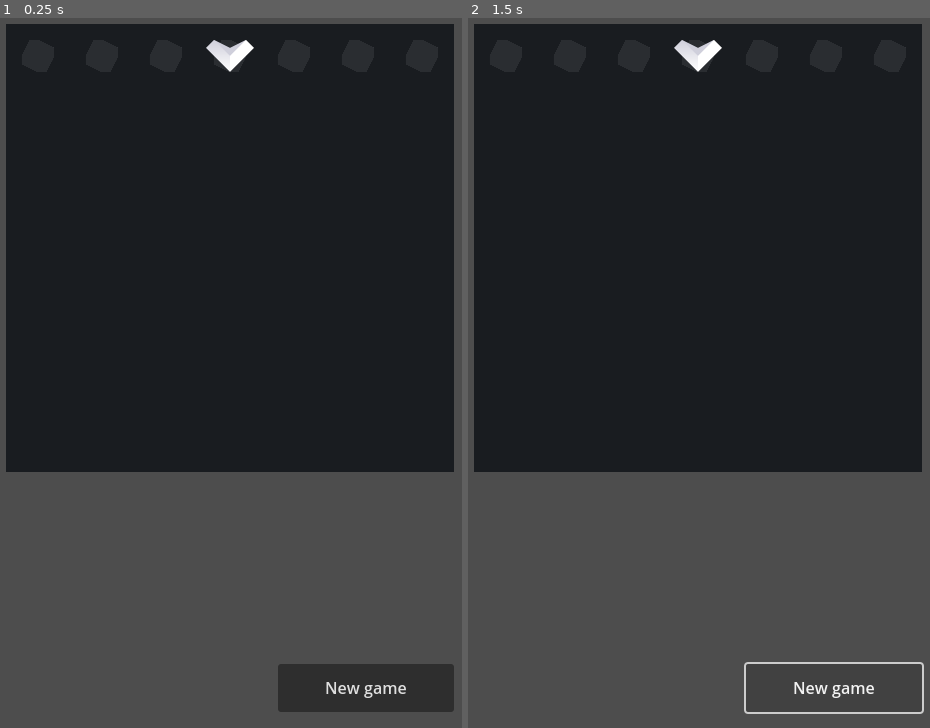
Above: before the commit, frames 1-2 (left to right).
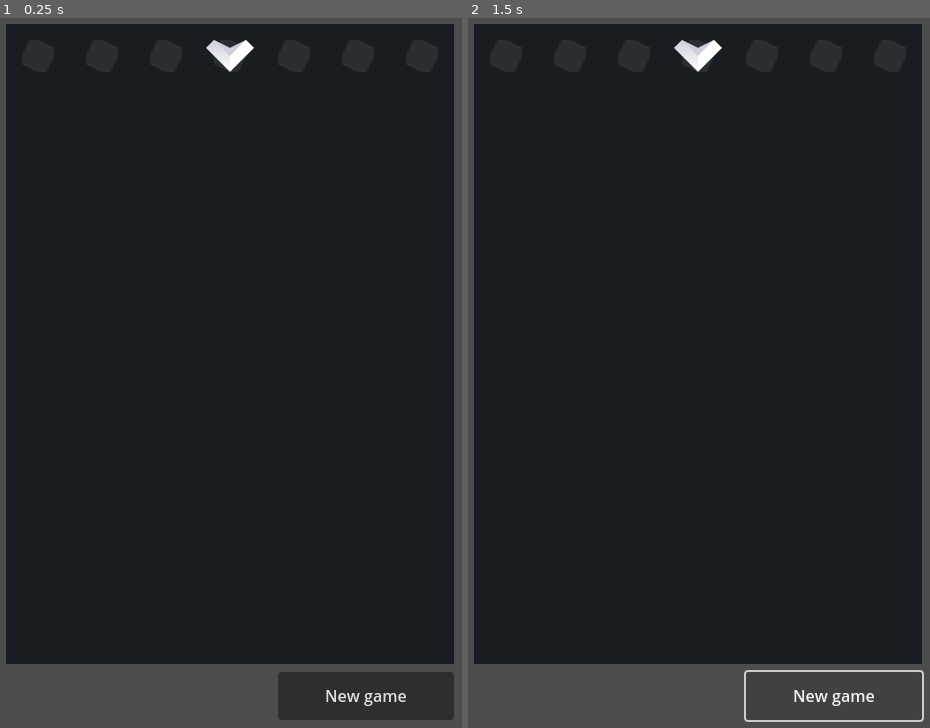
Above: after the commit, the same moments.

Repository: fabiomix/gmtk-2023
Game: Godot game, scene res://scenes/Main.tscn
Two runs of this game, one before a commit and one after it. Both use one fixed random seed, a clock stepped at 60 frames per second and the inputs below.
Inputs:
- Up to frame 1 (0.25 s): no input
- Up to frame 2 (1.5 s): click "New game" at 0.5 s; click "New game" at 1.25 s

The runs differ from the first frame. In frame 1, 27% of the frame differs, in the area x 1-99%, y 63-99%; in frame 2, 27%.

Commit message:
checking map borders

Diff:
--- a/project.godot
+++ b/project.godot
@@ -22,6 +22,14 @@
 window/size/resizable=false
 window/handheld/orientation=1
 
+[input]
+
+lmb_click={
+"deadzone": 0.5,
+"events": [Object(InputEventMouseButton,"resource_local_to_scene":false,"resource_name":"","device":-1,"window_id":0,"alt_pressed":false,"shift_pressed":false,"ctrl_pressed":false,"meta_pressed":false,"button_mask":0,"position":Vector2(0, 0),"global_position":Vector2(0, 0),"factor":1.0,"button_index":1,"canceled":false,"pressed":false,"double_click":false,"script":null)
+]
+}
+
 [rendering]
 
 renderer/rendering_method="gl_compatibility"
--- a/scenes/GameBoard.tscn
+++ b/scenes/GameBoard.tscn
@@ -11,4 +11,4 @@
 tile_set = ExtResource("1_einto")
 cell_quadrant_size = 64
 format = 2
-layer_0/tile_data = PackedInt32Array(0, 2, 0, 1, 2, 0, 2, 2, …(579 unchanged characters)… 393220, 1, 0, 393221, 1, 0, 393222, 1, 0)
+layer_0/tile_data = PackedInt32Array(0, 2, 0, 1, 2, 0, 2, 2, …(579 unchanged characters)… 393220, 1, 0, 393221, 1, 0, 393222, 1, 0, 458752, 1, 0, 458753, 1, 0, 458754, 1, 0, 458755, 1, 0, 458756, 1, 0, 458757, 1, 0, 458758, 1, 0, 524294, 1, 0, 524293, 1, 0, 524292, 1, 0, 524291, 1, 0, 524290, 1, 0, 524289, 1, 0, 524288, 1, 0, 589824, 1, 0, 589825, 1, 0, 589826, 1, 0, 589827, 1, 0, 589828, 1, 0, 589829, 1, 0, 589830, 1, 0)
--- a/scenes/Main.tscn
+++ b/scenes/Main.tscn
@@ -1,18 +1,22 @@
-[gd_scene load_steps=3 format=3 uid="uid://4h8l3qpegw0o"]
+[gd_scene load_steps=4 format=3 uid="uid://4h8l3qpegw0o"]
 
 [ext_resource type="PackedScene" uid="uid://2ospmd2d1wc1" path="res://scenes/GameBoard.tscn" id="1_7sayr"]
+[ext_resource type="Script" path="res://scripts/Main.gd" id="1_navpx"]
 [ext_resource type="PackedScene" uid="uid://b7vtihlb0eo3m" path="res://scenes/Defender.tscn" id="2_stqie"]
 
-[node name="Node2D" type="Node2D"]
+[node name="Main" type="Node2D"]
+script = ExtResource("1_navpx")
 
 [node name="GameBoard" parent="." instance=ExtResource("1_7sayr")]
 
 [node name="ButtonStart" type="Button" parent="."]
 offset_left = 288.0
-offset_top = 656.0
+offset_top = 664.0
 offset_right = 464.0
-offset_bottom = 704.0
+offset_bottom = 712.0
 text = "New game"
 
 [node name="Defender" parent="." instance=ExtResource("2_stqie")]
 position = Vector2(240, 48)
+
+[connection signal="pressed" from="ButtonStart" to="." method="_on_button_start_pressed"]
--- a/scripts/GameBoard.gd
+++ b/scripts/GameBoard.gd
@@ -1,4 +1,12 @@
 extends Node2D
+
+# TileMap doesnt have borders, set max size
+var MAX_TILE_X = 7
+var MAX_TILE_Y = 10
+
+# edit/attack mode
+var is_plan_phase = false
+
 
 
 # Called when the node enters the scene tree for the first time.
@@ -13,6 +21,31 @@
 
 # Detect user-clicked tile
 func _input(event):
-	if event is InputEventMouseButton:
-		print(event.position)
-		print($TileMap.local_to_map(event.position))
+	if Input.is_action_pressed("lmb_click"):
+		# print(event.position)
+		print(check_valid_tile(event.position))
+
+
+# InputEventMouseButton position is absolute, not relative to map
+# We remove the scene padding and return local Vector2D
+func _normalize_position(global_position):
+	global_position.x = global_position.x - $TileMap.position.x
+	global_position.y = global_position.y - $TileMap.position.y
+	return global_position
+
+
+# Ensure that clicked tile is a valid tile.
+# Exclude out of map cells and Hero cells (first row)
+func check_valid_tile(click_position):
+	click_position = _normalize_position(click_position)
+	var selected_tile = $TileMap.local_to_map(click_position)
+	# print(str(click_position) + " - " + str(selected_tile))
+	if selected_tile.x < 0 or selected_tile.y < 0:
+		return false  # negative zone
+	if selected_tile.x >= MAX_TILE_X:
+		return false  # too far right
+	if selected_tile.y >= MAX_TILE_Y:
+		return false  # too far bottom
+	if selected_tile.y == 0:
+		return false  # first row is for hero
+	return selected_tile
--- /dev/null
+++ b/scripts/Main.gd
@@ -0,0 +1,19 @@
+extends Node2D
+
+
+# Called when the node enters the scene tree for the first time.
+func _ready():
+	pass # Replace with function body.
+
+
+# Called every frame. 'delta' is the elapsed time since the previous frame.
+func _process(delta):
+	pass
+
+
+# Toggle plan/attack phase, which determines
+# whether the user can click on the map
+func _on_button_start_pressed():
+	var is_plan_phase = $GameBoard.is_plan_phase
+	$GameBoard.is_plan_phase = not is_plan_phase
+	print("is_plan_phase " + str(is_plan_phase))
